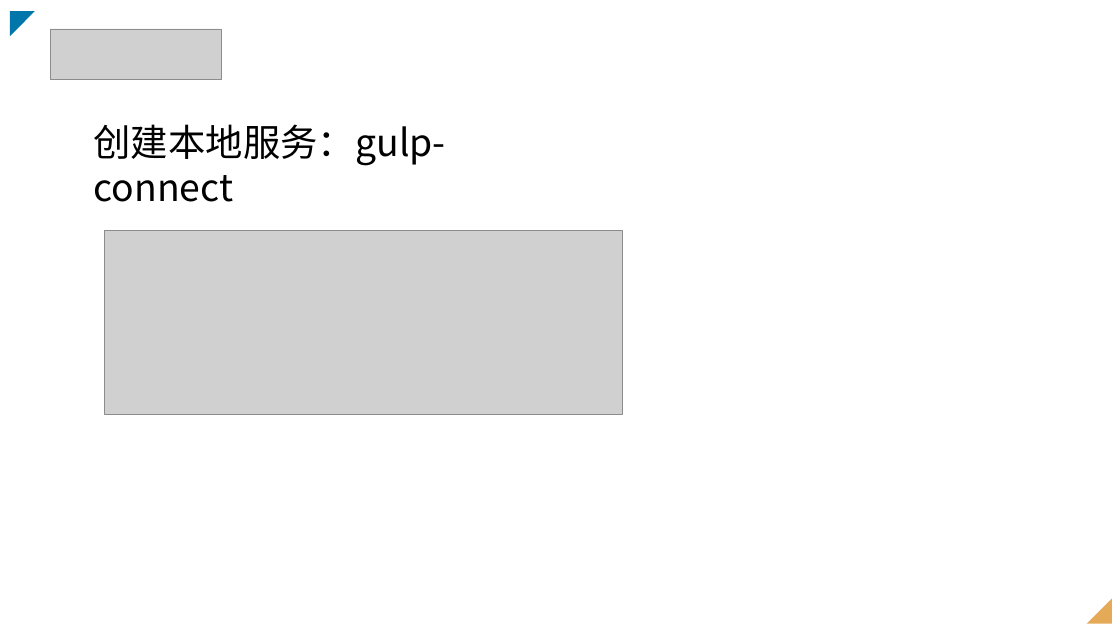
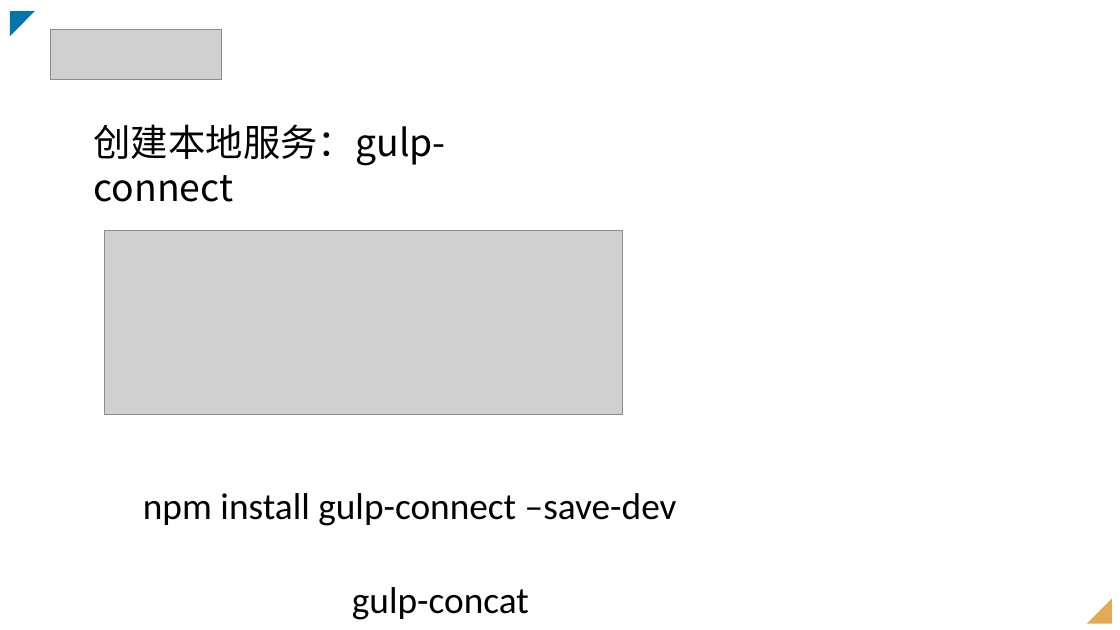
Before and after one commit to johnnysw/fellows11, a slide deck: slide 8 of gulp/gulp.pptx. Drawn at 1120x630 pixels with LibreOffice and Linux fonts; fonts in the diff are those of the drawing; grey boxes stand for pictures. Boxes give left, top, right and bottom in pixels: in the first picture for what was removed or moved away, otherwise in the second. Text is boxed around its words. In the diff, an @@ line names an element or a change of style, - is before the commit and + after.

Commit message:
gulp

```diff
--- a/gulp/gulp.pptx
+++ b/gulp/gulp.pptx
@@ text added at box(143, 493, 677, 526), 32 pt, text #000000 @@
+npm install gulp-connect –save-dev
@@ text added at box(352, 587, 529, 620), 32 pt, text #000000 @@
+gulp-concat
```
Also in this commit, not shown: 1 other slide changed, 4 other files.
